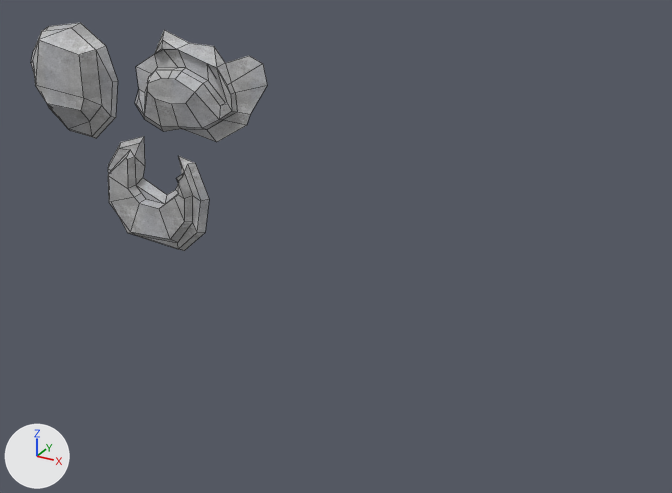
The FBX model RockClimbingGame/Assets/Art/Environment/RockHolds/RockPack.fbx as it was, and as the next commit left it.
The view is the same before and after, from a 50 mm lens placed at (378.0, -271.0, 141.0), pointed at (226.0, 4.0, 3.0). The lights are fixed; the arrows at lower left show +X, +Y and +Z. Mesh edges are drawn as thin lines. Where no turn or scale is listed for an object, it has been applied to the vertices.

The first picture shows 'Rock1', 'Rock2', 'Rock3'.
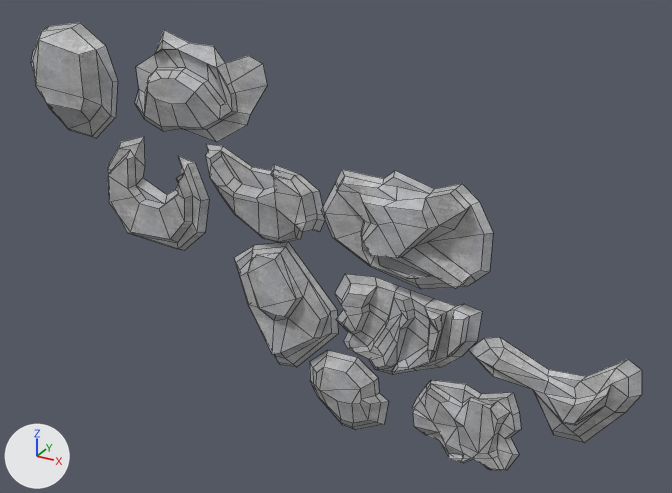
Commit message: Updated all rocks to 3d!

Boxes (x1, y1, x2, y2) around the edits, measured in the pictures (672 x 493 px):
'Rock5', added: after (322, 169, 493, 289)
'Rock6', added: after (335, 274, 482, 375)
'Rock7', added: after (234, 242, 338, 367)
'Rock10', added: after (469, 337, 642, 443)
'Rock9', added: after (412, 380, 521, 471)
'Rock4', added: after (206, 144, 325, 243)
'Rock8', added: after (310, 350, 389, 430)

The change, as a list of edits to the scene's bpy script:
```text
Add me_mesh_007:
    me_mesh_007.from_pydata(...)  # 39 vertices, 32 faces; spans x -17.2..17.2, y -3.3..3.3, z -16.5..16.5
    me_mesh_007.materials.append(mat_lambert3)  # picture img_rockdiffuse_png
Add me_mesh_003:
    me_mesh_003.from_pydata(...)  # 66 vertices, 60 faces; spans x -25.6..25.6, y -3.6..3.6, z -17.3..17.3
    me_mesh_003.materials.append(mat_lambert3)  # picture img_rockdiffuse_png
Add me_mesh_005:
    me_mesh_005.from_pydata(...)  # 109 vertices, 100 faces; spans x -28.8..28.8, y -3.6..3.6, z -19.3..19.3
    me_mesh_005.materials.append(mat_lambert3)  # picture img_rockdiffuse_png
Add me_mesh_006:
    me_mesh_006.from_pydata(...)  # 45 vertices, 42 faces; spans x -23.2..23.2, y -4.3..4.3, z -27.4..27.4
    me_mesh_006.materials.append(mat_lambert3)  # picture img_rockdiffuse_png
Add me_mesh_004:
    me_mesh_004.from_pydata(...)  # 73 vertices, 66 faces; spans x -32.6..32.6, y -4.7..4.7, z -21.2..21.2
    me_mesh_004.materials.append(mat_lambert3)  # picture img_rockdiffuse_png
Add me_mesh_008:
    me_mesh_008.from_pydata(...)  # 79 vertices, 74 faces; spans x -21.0..21.0, y -2.8..2.8, z -18.0..18.0
    me_mesh_008.materials.append(mat_lambert3)  # picture img_rockdiffuse_png
Add me_mesh_009:
    me_mesh_009.from_pydata(...)  # 48 vertices, 46 faces; spans x -29.8..29.8, y -2.7..2.7, z -18.2..18.2
    me_mesh_009.materials.append(mat_lambert3)  # picture img_rockdiffuse_png
Add ob_rock8:
    ob_rock8 = bpy.data.objects.new('Rock8', me_mesh_007)
    ob_rock8.location = (233.2, -1.5, -56.3)
Add ob_rock4:
    ob_rock4 = bpy.data.objects.new('Rock4', me_mesh_003)
    ob_rock4.location = (197.3, -1.8, 17.7)
Add ob_rock6:
    ob_rock6 = bpy.data.objects.new('Rock6', me_mesh_005)
    ob_rock6.location = (255.9, -1.8, -23.7)
Add ob_rock7:
    ob_rock7 = bpy.data.objects.new('Rock7', me_mesh_006)
    ob_rock7.location = (205.4, -2.6, -25.7)
Add ob_rock5:
    ob_rock5 = bpy.data.objects.new('Rock5', me_mesh_004)
    ob_rock5.location = (254.1, -2.9, 16.0)
Add ob_rock9:
    ob_rock9 = bpy.data.objects.new('Rock9', me_mesh_008)
    ob_rock9.location = (281.2, -1.1, -54.4)
Add ob_rock10:
    ob_rock10 = bpy.data.objects.new('Rock10', me_mesh_009)
    ob_rock10.location = (310.5, -1.0, -31.0)
```
